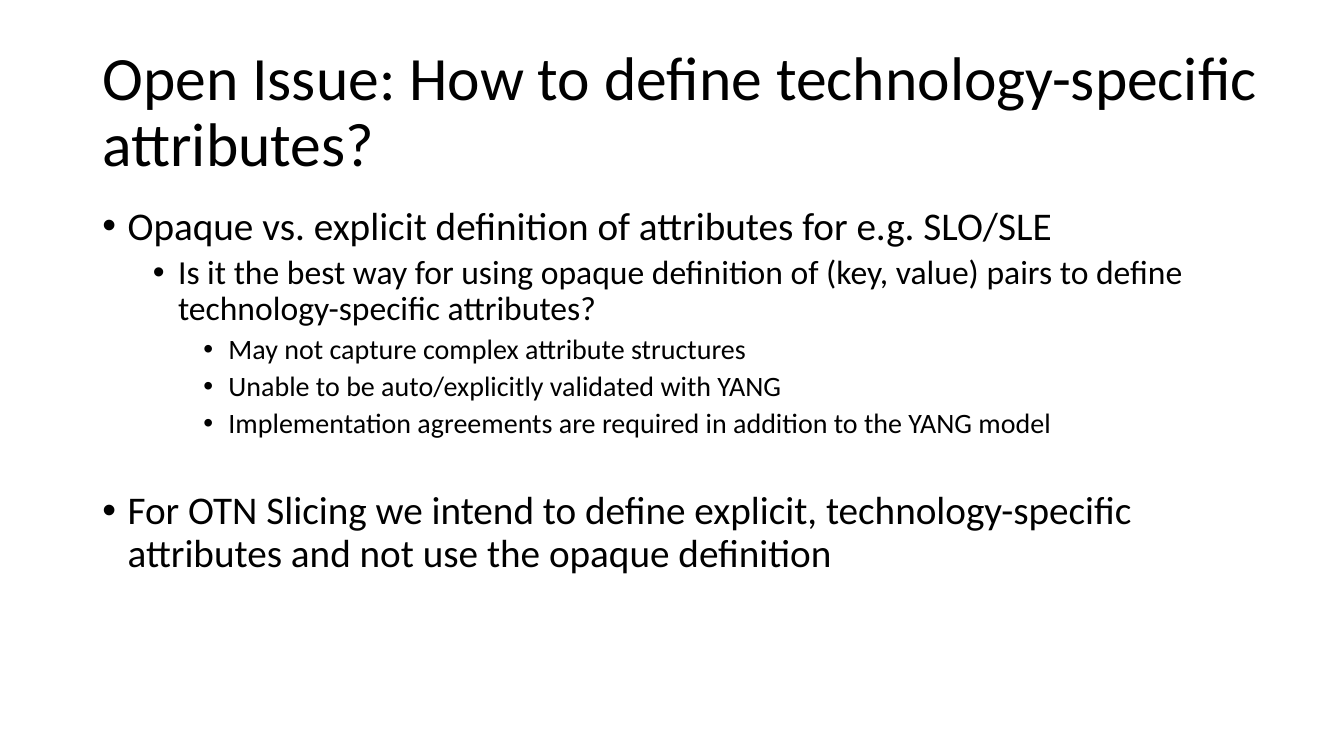
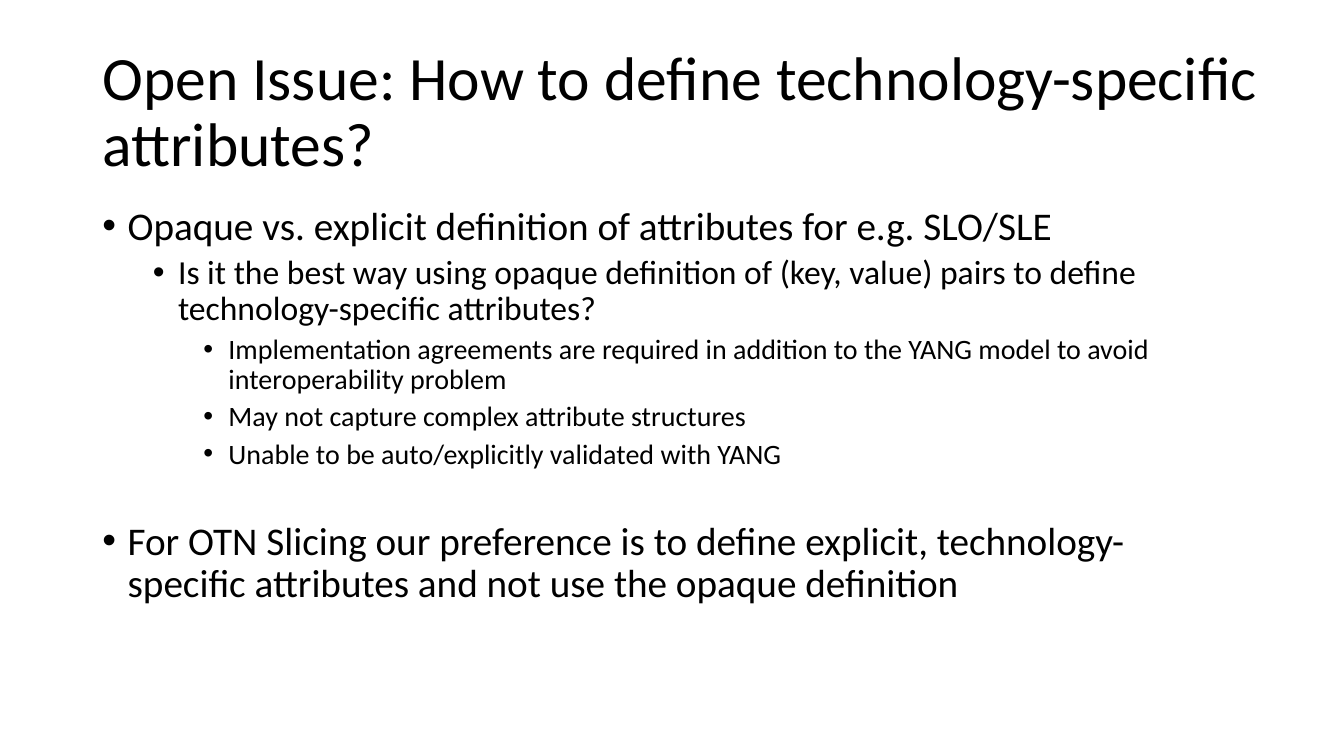
Before and after one commit to aguoietf/ietf-ccamp-yang-otn-slicing, a slide deck: slide 6 of Meeting Materials/draft-ietf-ccamp-yang-otn-slicing-02.pptx. Drawn at 1344x756 pixels with LibreOffice and Linux fonts; fonts in the diff are those of the drawing. Boxes give left, top, right and bottom in pixels: in the first picture for what was removed or moved away, otherwise in the second. Text is boxed around its words. In the diff, an @@ line names an element or a change of style, - is before the commit and + after.

```diff
--- a/Meeting Materials/draft-ietf-ccamp-yang-otn-slicing-02.pptx
+++ b/Meeting Materials/draft-ietf-ccamp-yang-otn-slicing-02.pptx
@@ text at [178, 259, 1148, 394]: text changed @@
-  • Is it the best way for using opaque definition of (key, value) pairs to define technology-specific attributes?
+  • Is it the best way using opaque definition of (key, value) pairs to define technology-specific attributes?
+    • Implementation agreements are required in addition to the YANG model to avoid interoperability problem
@@ text at [128, 527, 1124, 604]: text changed @@
-    • Implementation agreements are required in addition to the YANG model
-• For OTN Slicing we intend to define explicit, technology-specific attributes and not use the opaque definition
+• For OTN Slicing our preference is to define explicit, technology-specific attributes and not use the opaque definition
```
Also in this commit, not shown: 3 other slides changed.
